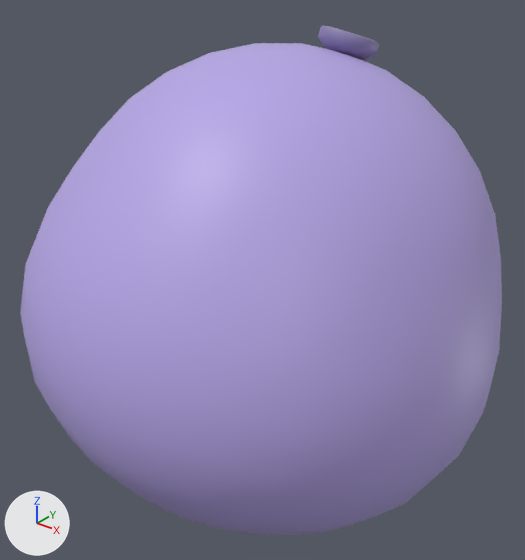
Before and after pictures for a commit that changed the FBX model Assets/Users/Mirthe/New/Blue Balloon.fbx.
The view is the same before and after, from a 50 mm camera at (0.906, -1.236, 0.764) aimed at (-0.006, -0.096, 0.057). The lights are fixed; the arrows at lower left show +X, +Y and +Z. Where no turn or scale is listed for an object, it has been applied to the vertices.

The scene before the commit, as lines of its bpy script (objects in view):
```python
me_sphere_007 = bpy.data.meshes.new('Sphere.007')
me_sphere_007.from_pydata(...)  # 666 vertices, 876 faces; spans x -0.527..0.511, y -0.612..0.42, z -0.481..0.587
# faces by material slot: [512, 364]
me_sphere_007.materials.append(mat_material_004)  # purple #b6a7e7
me_sphere_007.materials.append(mat_material_005)  # purple #8e83b1
ob_blue_b = bpy.data.objects.new('Blue_B', me_sphere_007)
ob_blue_b.location = (0.001, -0.003, 0.0)
```
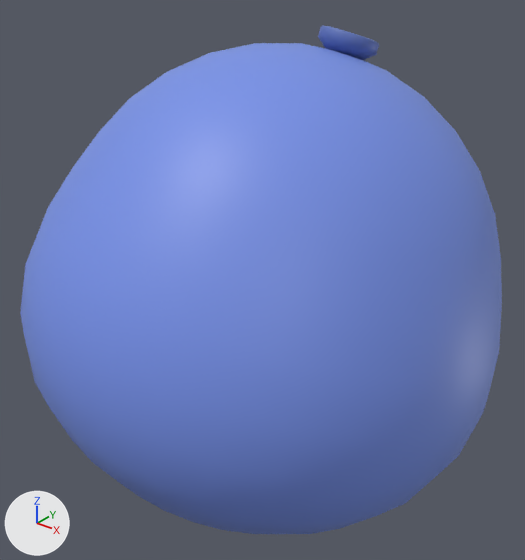
Commit message: Purple Balloon And Blue Balloon

Location of each change, (x1, y1, x2, y2) in pixels of the pictures (525 x 560 px):
part 1 of me_sphere_007, recoloured: (20, 43, 502, 534) in both
part 2 of me_sphere_007, recoloured: (318, 25, 379, 60) in both

The change, as a list of edits to the scene's bpy script:
```text
Add mat_blue_darker_b:
    mat_blue_darker_b = principled_material('Blue Darker B')
    mat_blue_darker_b.base_color = (0.112, 0.173, 0.478)  # blue #5e73b8
Add mat_blue_b:
    mat_blue_b = principled_material('Blue B')
    mat_blue_b.base_color = (0.185, 0.287, 0.801)  # blue #7792e7
Change me_sphere_007:
    where me_sphere_007.from_pydata(...)  # 666 vertices, 876 faces; spans x -0.527..0.511, y -0.612..0.42, z -0.481..0.587
    used by ob_blue_b; location = (0.001, -0.003, 0.0)
    me_sphere_007 part 1: all 512 faces that had it switch from mat_material_004 (purple #b6a7e7) to mat_blue_b (blue #7792e7)
    me_sphere_007 part 2: all 364 faces that had it switch from mat_material_005 (purple #8e83b1) to mat_blue_darker_b (blue #5e73b8)
```
